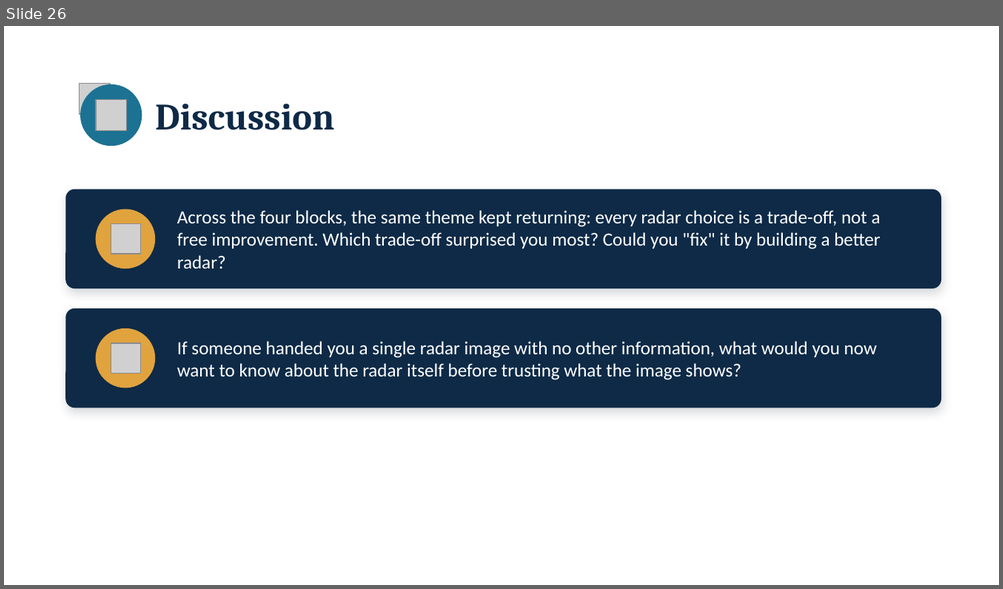
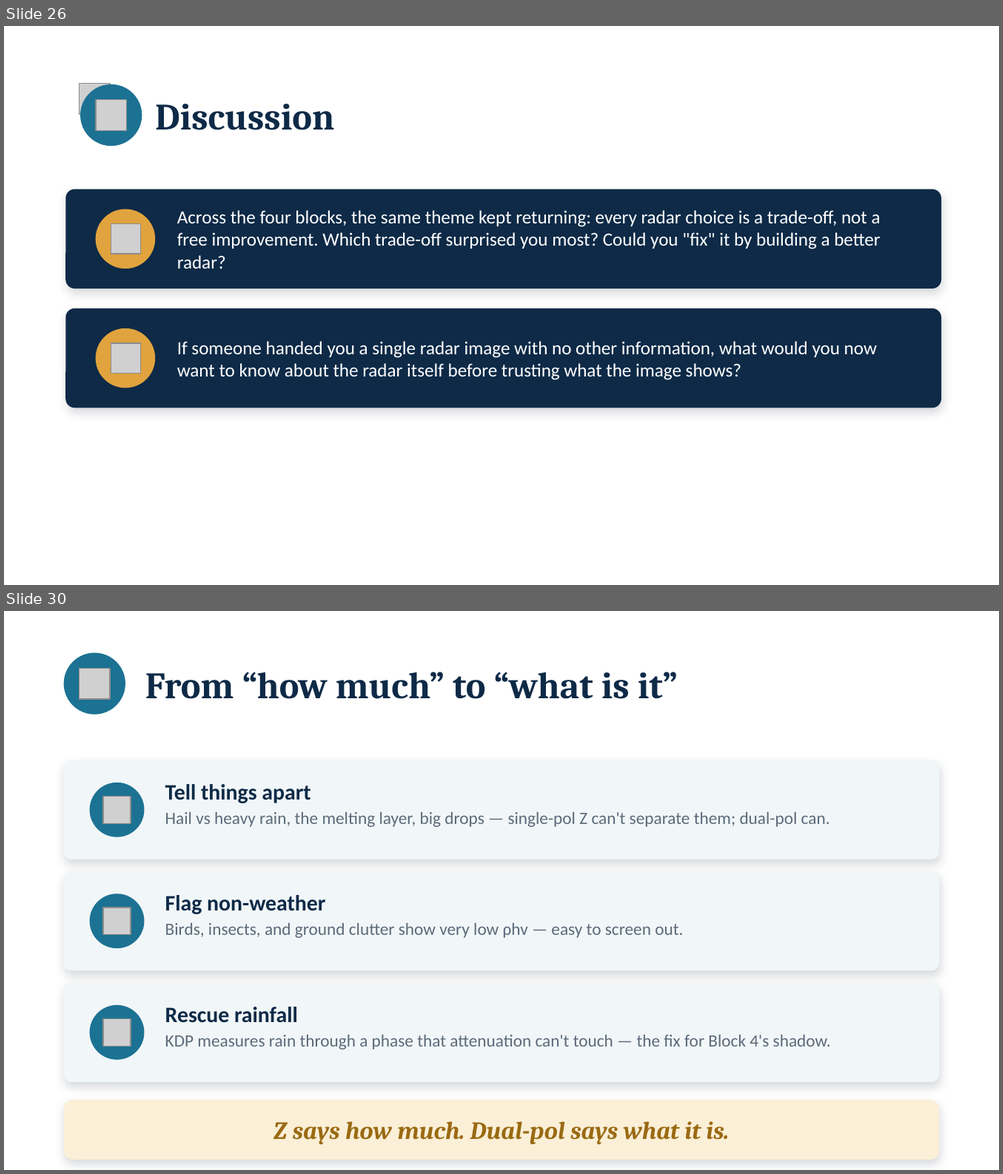
Before and after one commit to sebastiantorr/Clouds4Africa, a slide deck: Reading_the_Radar_pre-block_slides.pptx. Shown one above the other, each under a label of ours: slide 26 before the commit, slides 26 and 30 after it; the slides between them are not shown. The pictures are 1003x589 and 1003x1174 pixels, drawn with LibreOffice and Linux fonts; fonts in the diff are those of the drawing; grey boxes stand for pictures. Boxes give left, top, right and bottom in pixels: in the first picture for what was removed or moved away, otherwise in the second. Text is boxed around its words. In the diff, an @@ line names an element or a change of style, - is before the commit and + after.

```diff
--- a/Reading_the_Radar_pre-block_slides.pptx
+++ b/Reading_the_Radar_pre-block_slides.pptx
@@ slide 30 added at bbox=[4, 611, 999, 1170], background #FFFFFF @@
@@ ellipse added at bbox=[64, 652, 125, 715], fill #1C7293 @@
@@ picture added at bbox=[79, 668, 111, 698] @@
@@ text added at bbox=[145, 672, 677, 699], 27 pt, text #0E2A47, bold @@
+From “how much” to “what is it”
@@ rounded rectangle added at bbox=[64, 760, 939, 860], fill #F1F6F8 @@
@@ ellipse added at bbox=[90, 783, 145, 837], fill #1C7293 @@
@@ text added at bbox=[165, 784, 310, 803], 16 pt, text #0E2A47, bold @@
+Tell things apart
@@ picture added at bbox=[103, 796, 131, 824] @@
@@ text added at bbox=[165, 812, 830, 827], 12.5 pt, text #5C6B7A @@
+Hail vs heavy rain, the melting layer, big drops — single-pol Z can't separate them; dual-pol can.
@@ rounded rectangle added at bbox=[64, 871, 939, 971], fill #F1F6F8 @@
@@ ellipse added at bbox=[90, 894, 145, 949], fill #1C7293 @@
@@ text added at bbox=[165, 895, 325, 914], 16 pt, text #0E2A47, bold @@
+Flag non-weather
@@ picture added at bbox=[103, 908, 131, 935] @@
@@ text added at bbox=[165, 923, 683, 938], 12.5 pt, text #5C6B7A @@
+Birds, insects, and ground clutter show very low ρhv — easy to screen out.
@@ rounded rectangle added at bbox=[64, 983, 939, 1082], fill #F1F6F8 @@
@@ ellipse added at bbox=[90, 1005, 145, 1059], fill #1C7293 @@
@@ text added at bbox=[165, 1007, 298, 1023], 16 pt, text #0E2A47, bold @@
+Rescue rainfall
@@ picture added at bbox=[103, 1019, 131, 1047] @@
@@ text added at bbox=[165, 1035, 831, 1050], 12.5 pt, text #5C6B7A @@
+KDP measures rain through a phase that attenuation can't touch — the fix for Block 4's shadow.
@@ rounded rectangle added at bbox=[64, 1100, 939, 1160], fill #FBEFD7 @@
@@ text added at bbox=[273, 1122, 728, 1145], 18 pt, text #9A6A12, bold, italic @@
+Z says how much. Dual-pol says what it is.
```
Also in this commit, not shown: 2 slides changed, 5 other slides added, 4 other files.
